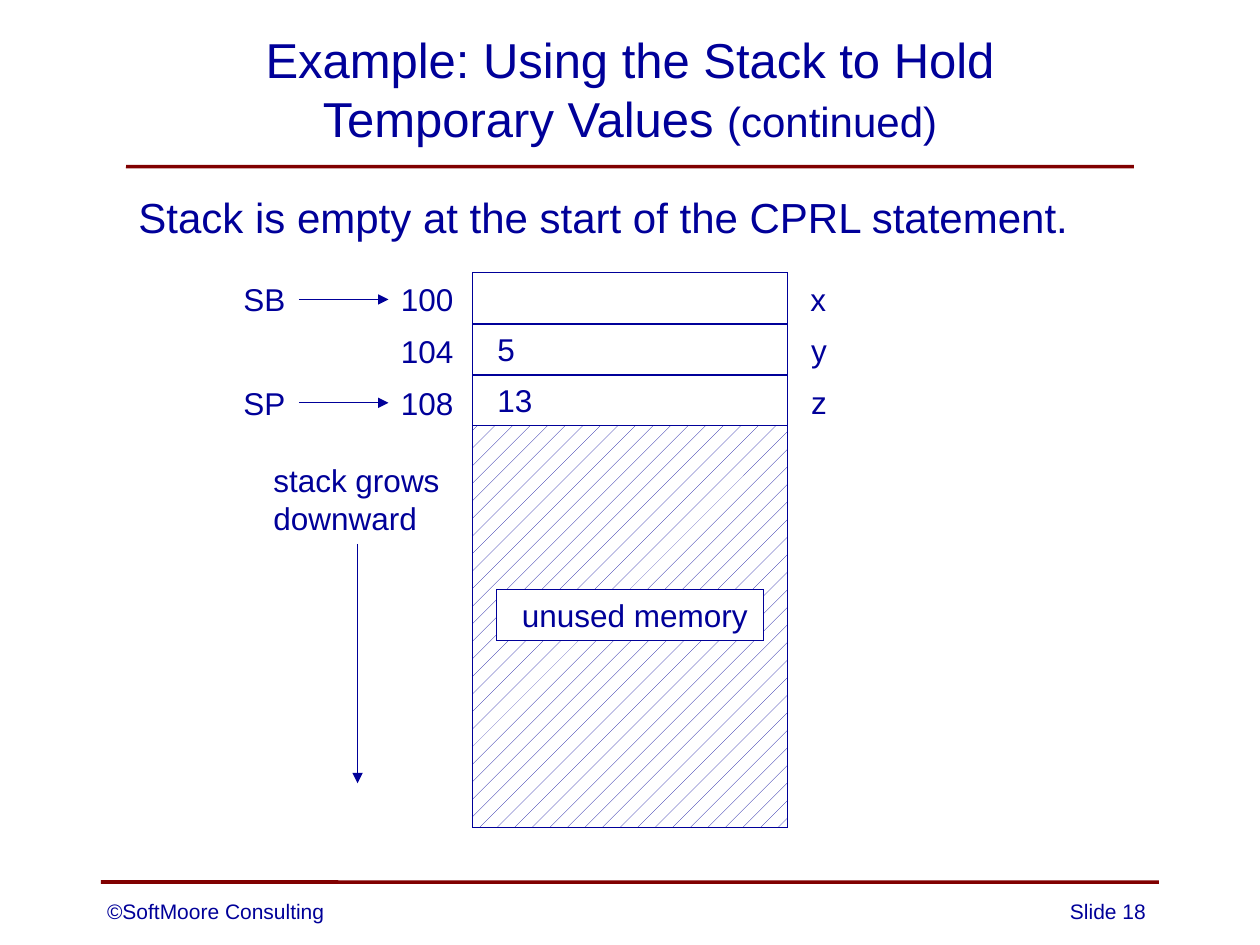
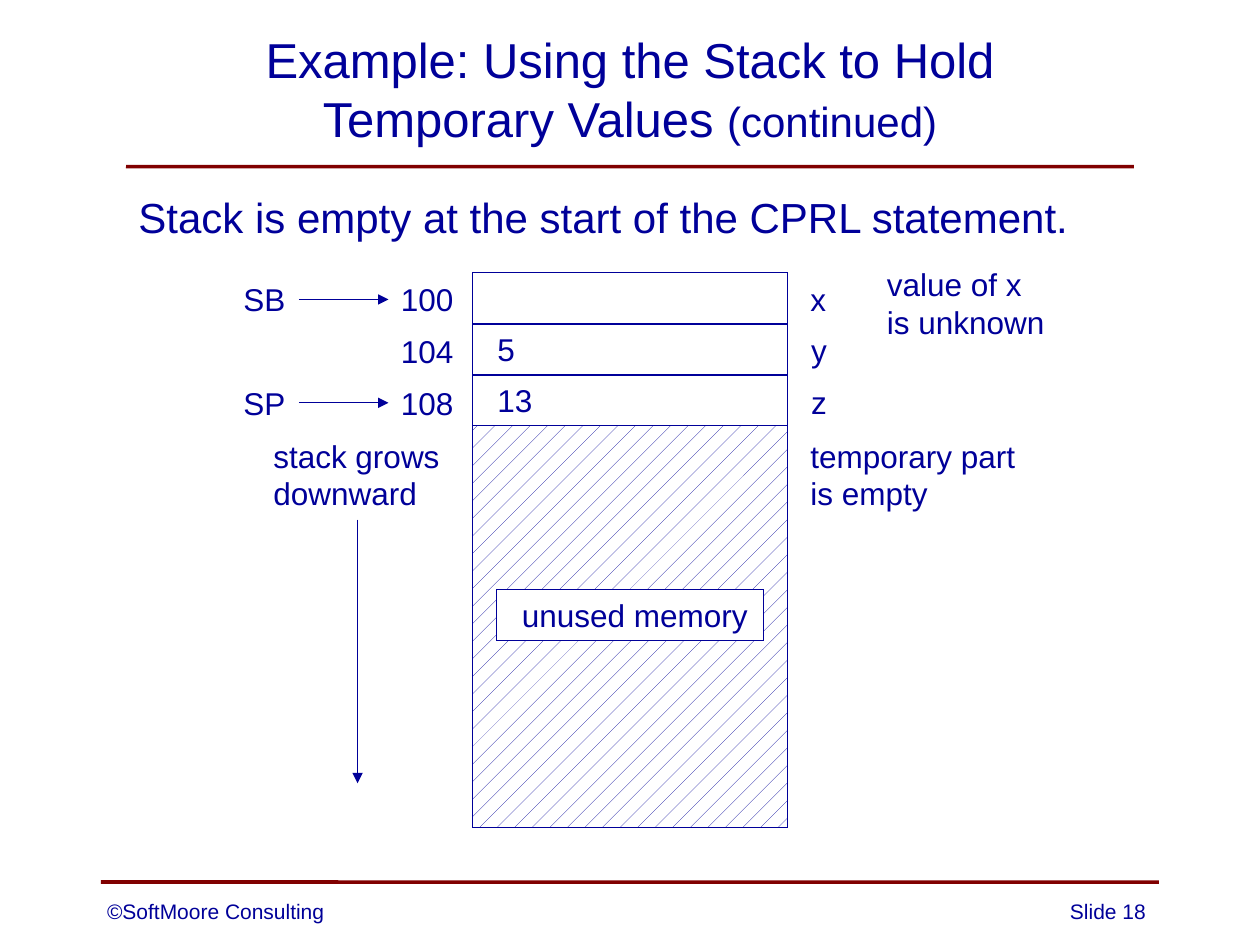
Before and after one commit to SoftMoore/CPRL, a slide deck: slide 18 of PowerPoint Slides/10 - CVM.pptx. Drawn at 1260x945 pixels with LibreOffice and Linux fonts; fonts in the diff are those of the drawing. Boxes give left, top, right and bottom in pixels: in the first picture for what was removed or moved away, otherwise in the second. Text is boxed around its words. In the diff, an @@ line names an element or a change of style, - is before the commit and + after.

Commit message:
added additional details to images showing changes to the temporary part of the run-time stack

```diff
--- a/PowerPoint Slides/10 - CVM.pptx
+++ b/PowerPoint Slides/10 - CVM.pptx
@@ text added at (x1=887, y1=273, x2=1044, y2=335), 18 pt, text #000099 @@
+value of x
+is unknown
@@ text "stack grows" moved from (x1=273, y1=469, x2=439, y2=531) to (x1=273, y1=445, x2=439, y2=506) @@
@@ text added at (x1=810, y1=447, x2=1015, y2=511), 18 pt, text #000099 @@
+temporary part
+is empty
@@ arrow moved from (358, 544) - (358, 784) to (358, 519) - (358, 784) @@
```
Also in this commit, not shown: 9 other slides changed, 5 other files.
